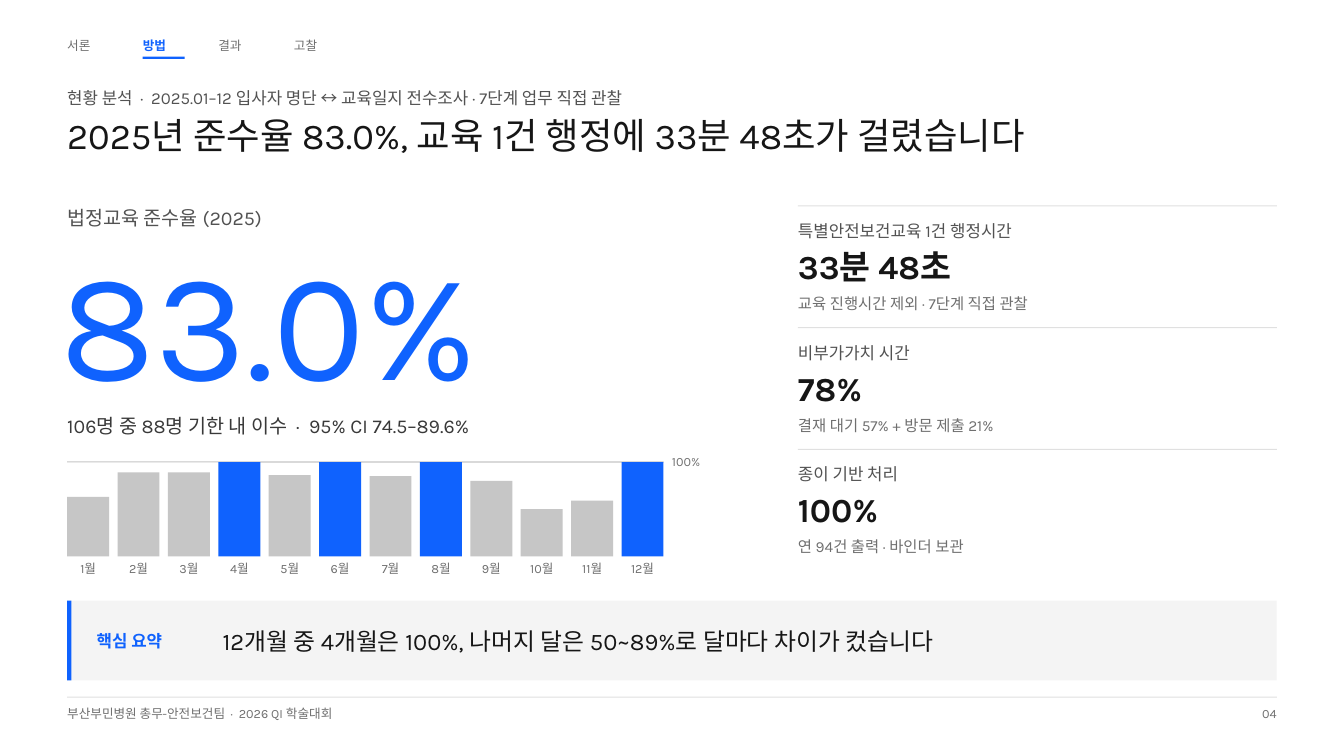
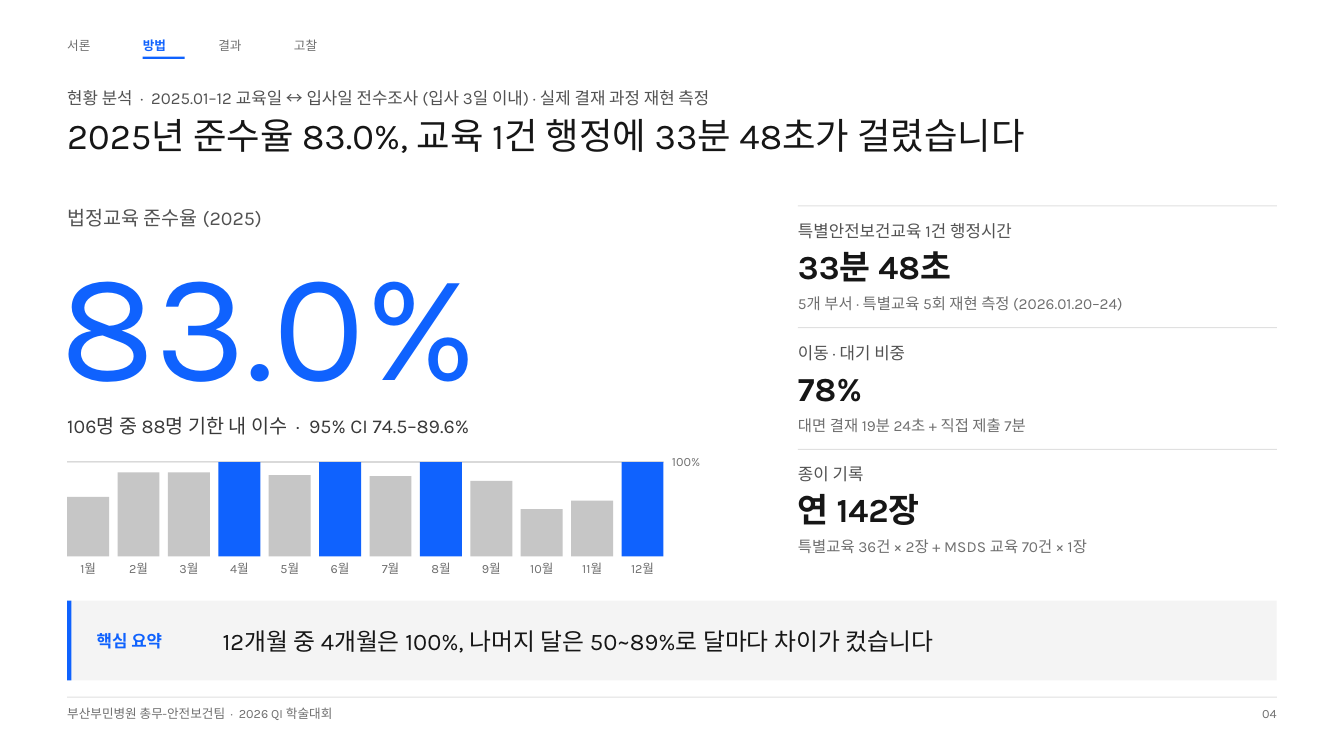
Before and after one commit to buminhealth/health, a slide deck: slide 4 of docs/QI_학술대회_발표_B.pptx. Drawn at 1344x756 pixels with LibreOffice and Linux fonts; fonts in the diff are those of the drawing. Boxes give left, top, right and bottom in pixels: in the first picture for what was removed or moved away, otherwise in the second. Text is boxed around its words. In the diff, an @@ line names an element or a change of style, - is before the commit and + after.

```diff
--- a/docs/QI_학술대회_발표_B.pptx
+++ b/docs/QI_학술대회_발표_B.pptx
@@ text at (x1=67, y1=90, x2=709, y2=106): text changed @@
-현황 분석 · 2025.01–12 입사자 명단 ↔ 교육일지 전수조사 · 7단계 업무 직접 관찰
+현황 분석 · 2025.01–12 교육일 ↔ 입사일 전수조사 (입사 3일 이내) · 실제 결재 과정 재현 측정
@@ text at (x1=798, y1=296, x2=1122, y2=311): text changed @@
-교육 진행시간 제외 · 7단계 직접 관찰
+5개 부서 · 특별교육 5회 재현 측정 (2026.01.20–24)
@@ text at (x1=798, y1=345, x2=905, y2=361): text changed @@
-비부가가치 시간
+이동 · 대기 비중
@@ text at (x1=798, y1=418, x2=1025, y2=432): text changed @@
-결재 대기 57% + 방문 제출 21%
+대면 결재 19분 24초 + 직접 제출 7분
@@ text at (x1=798, y1=466, x2=864, y2=482): text changed @@
-종이 기반 처리
+종이 기록
@@ text at (x1=798, y1=494, x2=920, y2=525): text changed @@
-100%
+연 142장
@@ text at (x1=798, y1=539, x2=1087, y2=553): text changed @@
-연 94건 출력 · 바인더 보관
+특별교육 36건 × 2장 + MSDS 교육 70건 × 1장
```
Also in this commit, not shown: 12 other slides changed, 5 other files.
